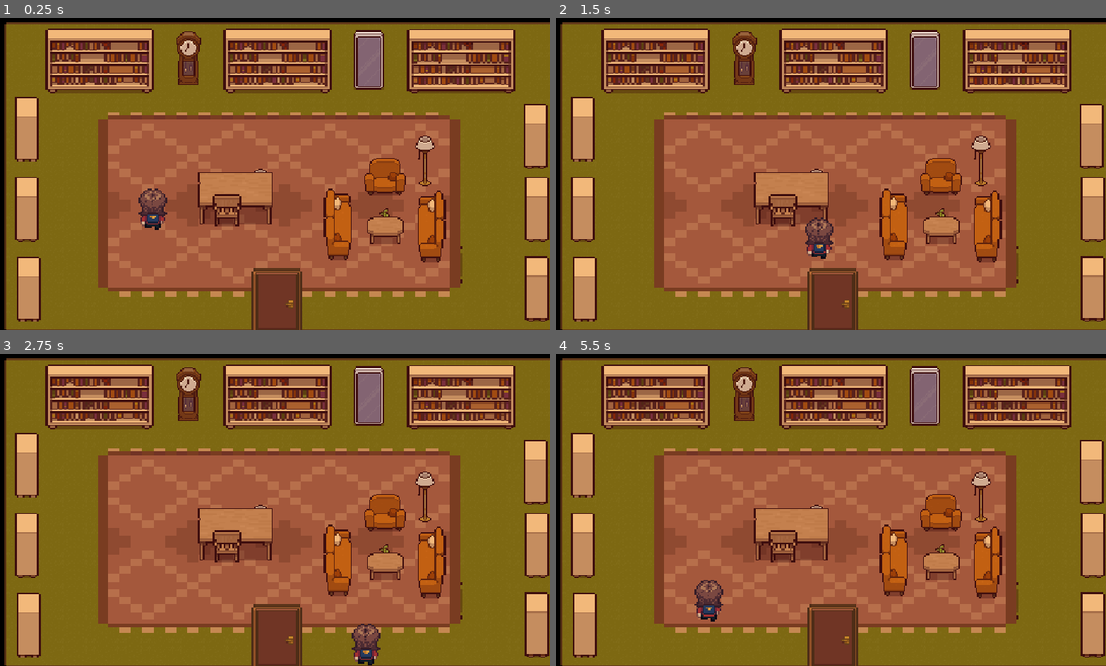
Above: before the commit, frames 1-4 (two rows, left to right).
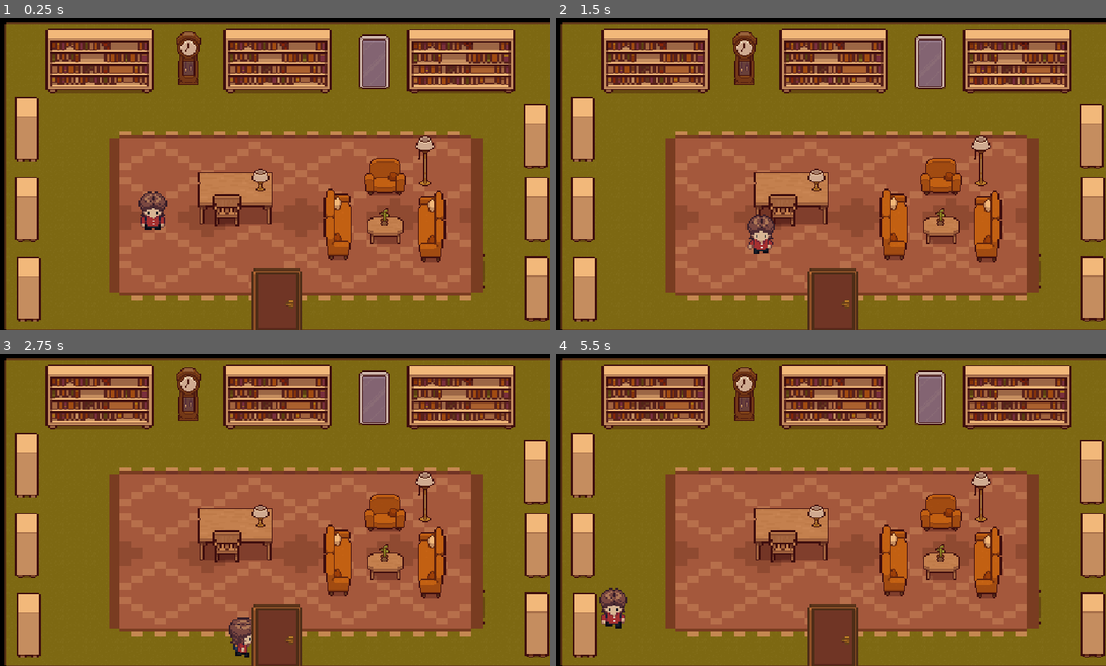
Above: after the commit, the same moments.

Repository: Santiago22g/The-Archivists-Key
Game: Godot game, scene res://Scenes/ModernLibrary/MainSceneLibrary.tscn
The game is run twice, just before and just after one commit, with the same random seed, the same clock (stepped at 60 frames per second) and the same inputs. The project has no main scene, so this scene is started directly.
Inputs:
- Up to frame 1 (0.25 s): no input
- Up to frame 2 (1.5 s): hold Right (ui_right) 0.53-1.28 s; hold Down (ui_down) from 1.28 s (still down)
- Up to frame 3 (2.75 s): release Down (ui_down) at 2.03 s; hold Right (ui_right) from 2.03 s (still down)
- Up to frame 4 (5.5 s): release Right (ui_right) at 2.78 s; hold Up (ui_up) 2.78-3.53 s; hold Left (ui_left) 3.53-5.03 s; hold Down (ui_down) from 5.03 s (still down)

The runs differ from the first frame. In frame 1, 13% of the frame differs, in the area x 17-89%, y 3-93%; in frame 2, 14%; in frame 3, 13%; in frame 4, 14%, in the area x 7-89%, y 3-93%.

Commit message:
collisions added and mc modified movement animations

Diff:
--- a/Scenes/ModernLibrary/Bookshelf.tscn
+++ b/Scenes/ModernLibrary/Bookshelf.tscn
@@ -6,10 +6,17 @@
 atlas = ExtResource("1_gjyq3")
 region = Rect2(79.41451, 63.46929, 13.639473, 48.876526)
 
-[node name="Bookshelf" type="Node2D" unique_id=1045508662]
+[sub_resource type="RectangleShape2D" id="RectangleShape2D_gjyq3"]
+size = Vector2(44, 130)
+
+[node name="Bookshelf" type="StaticBody2D" unique_id=589080139]
 
 [node name="SpriteShelf" type="Sprite2D" parent="." unique_id=408950437]
 texture_filter = 1
 position = Vector2(31, 61.375004)
 scale = Vector2(4.1538434, 2.807292)
 texture = SubResource("AtlasTexture_hxxrp")
+
+[node name="CollisionShape2D" type="CollisionShape2D" parent="." unique_id=784208736]
+position = Vector2(31, 63)
+shape = SubResource("RectangleShape2D_gjyq3")
--- a/Scenes/ModernLibrary/BookshelfFront.tscn
+++ b/Scenes/ModernLibrary/BookshelfFront.tscn
@@ -6,10 +6,17 @@
 atlas = ExtResource("1_hr00x")
 region = Rect2(31.851643, 63.46929, 48.335835, 48.876526)
 
-[node name="Bookshelf" type="Node2D" unique_id=1045508662]
+[sub_resource type="RectangleShape2D" id="RectangleShape2D_hr00x"]
+size = Vector2(214, 119)
+
+[node name="Bookshelf" type="StaticBody2D" unique_id=1776192415]
 
 [node name="SpriteShelf" type="Sprite2D" parent="." unique_id=408950437]
 texture_filter = 1
 position = Vector2(46.653877, 61.375004)
 scale = Vector2(4.806088, 2.807292)
 texture = SubResource("AtlasTexture_hxxrp")
+
+[node name="CollisionShape2D" type="CollisionShape2D" parent="." unique_id=2106629978]
+position = Vector2(49, 58.5)
+shape = SubResource("RectangleShape2D_hr00x")
--- a/Scenes/ModernLibrary/Library.tscn
+++ b/Scenes/ModernLibrary/Library.tscn
@@ -235,53 +235,80 @@
 atlas = ExtResource("3_hql7v")
 region = Rect2(159.24762, 31.85642, 49.79477, 32.176857)
 
-[sub_resource type="AtlasTexture" id="AtlasTexture_5j6n4"]
-atlas = ExtResource("3_hql7v")
-region = Rect2(0, 31.308147, 48.31246, 32.06262)
-
-[sub_resource type="AtlasTexture" id="AtlasTexture_fduuh"]
-atlas = ExtResource("3_hql7v")
-region = Rect2(114.75595, 112.38774, 26.527374, 47.862717)
-
 [sub_resource type="AtlasTexture" id="AtlasTexture_5c6pd"]
 atlas = ExtResource("3_hql7v")
 region = Rect2(1.100357, 259.45398, 16.842804, 29.398438)
 
-[sub_resource type="AtlasTexture" id="AtlasTexture_1kyf2"]
-atlas = ExtResource("3_hql7v")
-region = Rect2(159.5097, 9.571547, 17.135178, 22.954874)
-
-[sub_resource type="AtlasTexture" id="AtlasTexture_jive8"]
-atlas = ExtResource("3_hql7v")
-region = Rect2(-1.8402863, 195.00595, 30.444672, 59.839523)
-
-[sub_resource type="AtlasTexture" id="AtlasTexture_241qb"]
-atlas = ExtResource("3_hql7v")
-region = Rect2(66.30318, 111.74831, 28.502052, 48.355057)
-
-[sub_resource type="AtlasTexture" id="AtlasTexture_s6253"]
-atlas = ExtResource("3_hql7v")
-region = Rect2(142.91658, 158.69322, 33.72821, 34.551132)
-
-[sub_resource type="AtlasTexture" id="AtlasTexture_8qe81"]
-atlas = ExtResource("3_hql7v")
-region = Rect2(83.38199, 38.8114, 27.042053, 24.644768)
-
 [sub_resource type="AtlasTexture" id="AtlasTexture_hle7m"]
 atlas = ExtResource("3_hql7v")
 region = Rect2(0, 161.67526, 18.88388, 33.34915)
-
-[sub_resource type="AtlasTexture" id="AtlasTexture_kw1fj"]
-atlas = ExtResource("3_hql7v")
-region = Rect2(94.14773, 111.55306, 19.52137, 48.526802)
 
 [sub_resource type="AtlasTexture" id="AtlasTexture_3uv0x"]
 atlas = ExtResource("5_fduuh")
 region = Rect2(94.97903, -1.5557137, 33.78402, 52.05706)
 
+[sub_resource type="AtlasTexture" id="AtlasTexture_5j6n4"]
+atlas = ExtResource("3_hql7v")
+region = Rect2(0, 31.308147, 48.31246, 32.06262)
+
+[sub_resource type="RectangleShape2D" id="RectangleShape2D_cum6y"]
+size = Vector2(44.7, 20.786324)
+
+[sub_resource type="AtlasTexture" id="AtlasTexture_fduuh"]
+atlas = ExtResource("3_hql7v")
+region = Rect2(114.75595, 112.38774, 26.527374, 47.862717)
+
+[sub_resource type="RectangleShape2D" id="RectangleShape2D_5j6n4"]
+size = Vector2(57.5, 103.5)
+
+[sub_resource type="AtlasTexture" id="AtlasTexture_1kyf2"]
+atlas = ExtResource("3_hql7v")
+region = Rect2(159.5097, 9.571547, 17.135178, 22.954874)
+
+[sub_resource type="RectangleShape2D" id="RectangleShape2D_fduuh"]
+size = Vector2(45, 54)
+
+[sub_resource type="AtlasTexture" id="AtlasTexture_241qb"]
+atlas = ExtResource("3_hql7v")
+region = Rect2(66.30318, 111.74831, 28.502052, 48.355057)
+
+[sub_resource type="RectangleShape2D" id="RectangleShape2D_5c6pd"]
+size = Vector2(47.5, 107.5)
+
+[sub_resource type="AtlasTexture" id="AtlasTexture_jive8"]
+atlas = ExtResource("3_hql7v")
+region = Rect2(-1.8402863, 195.00595, 30.444672, 59.839523)
+
+[sub_resource type="RectangleShape2D" id="RectangleShape2D_1kyf2"]
+size = Vector2(46, 123.5)
+
+[sub_resource type="AtlasTexture" id="AtlasTexture_s6253"]
+atlas = ExtResource("3_hql7v")
+region = Rect2(142.91658, 158.69322, 33.72821, 34.551132)
+
+[sub_resource type="RectangleShape2D" id="RectangleShape2D_afq3r"]
+size = Vector2(67, 72.5)
+
+[sub_resource type="AtlasTexture" id="AtlasTexture_8qe81"]
+atlas = ExtResource("3_hql7v")
+region = Rect2(83.38199, 38.8114, 27.042053, 24.644768)
+
+[sub_resource type="RectangleShape2D" id="RectangleShape2D_jive8"]
+size = Vector2(69, 53)
+
+[sub_resource type="AtlasTexture" id="AtlasTexture_kw1fj"]
+atlas = ExtResource("3_hql7v")
+region = Rect2(94.14773, 111.55306, 19.52137, 48.526802)
+
+[sub_resource type="RectangleShape2D" id="RectangleShape2D_s6253"]
+size = Vector2(29.5, 96)
+
 [sub_resource type="AtlasTexture" id="AtlasTexture_afq3r"]
 atlas = ExtResource("5_fduuh")
 region = Rect2(223.71513, 0, 32.101837, 49.99907)
+
+[sub_resource type="RectangleShape2D" id="RectangleShape2D_8qe81"]
+size = Vector2(95.5, 41)
 
 [node name="Library" type="Node2D" unique_id=72035892]
 y_sort_enabled = true
@@ -298,116 +325,190 @@
 tile_map_data = PackedByteArray("AAAAAAEAAAAAAAEAAAAAAAIAAAAAAAEAAAAAAAMAAAAAAAEAAAAAAAQAAAAAAAEAAAAAAAUAAAAAAAEAAAAAAA …(47088 unchanged characters)…
 tile_set = SubResource("TileSet_241qb")
 
-[node name="Rug" type="TextureRect" parent="." unique_id=1587813079]
-texture_filter = 1
-offset_left = 944.67004
-offset_top = 189.54018
-offset_right = 1327.323
-offset_bottom = 932.3025
+[node name="Rug" type="Sprite2D" parent="." unique_id=1176513278]
+texture_filter = 1
+position = Vector2(608, 406.00003)
 rotation = 1.5707964
+scale = Vector2(7.1571884, 23.916216)
 texture = SubResource("AtlasTexture_cum6y")
 
-[node name="Table" type="Sprite2D" parent="." unique_id=319141375]
+[node name="SmallLamp" type="Sprite2D" parent="." unique_id=1075825757]
+z_index = 1
+texture_filter = 1
+position = Vector2(534.99994, 338.99997)
+scale = Vector2(2.75, 1.9482758)
+texture = SubResource("AtlasTexture_5c6pd")
+
+[node name="Plant" type="Sprite2D" parent="." unique_id=311826614]
+z_index = 1
+position = Vector2(789, 409.99997)
+scale = Vector2(2.1666667, 1.530303)
+texture = SubResource("AtlasTexture_hle7m")
+
+[node name="Bookshelf" parent="." unique_id=1045508662 instance=ExtResource("3_cum6y")]
+position = Vector2(25, 170)
+
+[node name="Bookshelf2" parent="." unique_id=434895208 instance=ExtResource("3_cum6y")]
+position = Vector2(1063, 184)
+
+[node name="Bookshelf3" parent="." unique_id=762944360 instance=ExtResource("3_cum6y")]
+position = Vector2(1065, 333)
+
+[node name="Bookshelf4" parent="." unique_id=1975731652 instance=ExtResource("3_cum6y")]
+position = Vector2(1065, 496)
+
+[node name="Bookshelf5" parent="." unique_id=455218539 instance=ExtResource("3_cum6y")]
+position = Vector2(25, 333)
+
+[node name="Bookshelf6" parent="." unique_id=2006075652 instance=ExtResource("3_cum6y")]
+position = Vector2(29, 497)
+
+[node name="Bookshelf7" parent="." unique_id=1130947593 instance=ExtResource("4_5j6n4")]
+position = Vector2(158, 30)
+
+[node name="Bookshelf8" parent="." unique_id=721173564 instance=ExtResource("4_5j6n4")]
+position = Vector2(521, 30)
+
+[node name="Bookshelf9" parent="." unique_id=1672862207 instance=ExtResource("4_5j6n4")]
+position = Vector2(896, 31)
+
+[node name="doorExt" type="Sprite2D" parent="." unique_id=195035600]
+z_index = 2
+texture_filter = 1
+position = Vector2(565, 582)
+scale = Vector2(3.4242427, 2.5887012)
+texture = SubResource("AtlasTexture_3uv0x")
+
+[node name="StaticBody2D" type="StaticBody2D" parent="." unique_id=337059316]
+z_index = 1
+
+[node name="Table" type="Sprite2D" parent="StaticBody2D" unique_id=319141375]
 texture_filter = 1
 position = Vector2(482, 374)
 scale = Vector2(3.3333333, 3.65625)
 texture = SubResource("AtlasTexture_5j6n4")
 
-[node name="Mirror" type="Sprite2D" parent="." unique_id=1462215102]
-texture_filter = 1
-position = Vector2(754.00006, 90)
-scale = Vector2(2.5769231, 2.755319)
+[node name="CollisionShape2D" type="CollisionShape2D" parent="StaticBody2D" unique_id=1195720656]
+visibility_layer = 0
+position = Vector2(482.49997, 360)
+scale = Vector2(3.3333333, 3.65625)
+shape = SubResource("RectangleShape2D_cum6y")
+
+[node name="StaticBody2D2" type="StaticBody2D" parent="." unique_id=688508065]
+
+[node name="Mirror" type="Sprite2D" parent="StaticBody2D2" unique_id=1462215102]
+texture_filter = 1
+position = Vector2(765.00006, 93.875)
+scale = Vector2(2.5769231, 2.5478723)
 texture = SubResource("AtlasTexture_fduuh")
 
-[node name="SmallLamp" type="Sprite2D" parent="." unique_id=1075825757]
-texture_filter = 1
-position = Vector2(534.99994, 338.99997)
-scale = Vector2(2.75, 1.9482758)
-texture = SubResource("AtlasTexture_5c6pd")
-
-[node name="Chair" type="Sprite2D" parent="." unique_id=1763487389]
+[node name="CollisionShape2D" type="CollisionShape2D" parent="StaticBody2D2" unique_id=277214418]
+position = Vector2(764.75, 92.25)
+shape = SubResource("RectangleShape2D_5j6n4")
+
+[node name="StaticBody2D3" type="StaticBody2D" parent="." unique_id=1448631624]
+z_index = 1
+
+[node name="Chair" type="Sprite2D" parent="StaticBody2D3" unique_id=1763487389]
 texture_filter = 1
 position = Vector2(465.00003, 398.25003)
 scale = Vector2(3.5294113, 3.1136382)
 texture = SubResource("AtlasTexture_1kyf2")
 
-[node name="BigSofa" type="Sprite2D" parent="." unique_id=1842906193]
+[node name="CollisionShape2D" type="CollisionShape2D" parent="StaticBody2D3" unique_id=1773000802]
+position = Vector2(466, 397)
+shape = SubResource("RectangleShape2D_fduuh")
+
+[node name="StaticBody2D4" type="StaticBody2D" parent="." unique_id=2085581253]
+
+[node name="Clock" type="Sprite2D" parent="StaticBody2D4" unique_id=570755014]
+texture_filter = 1
+position = Vector2(386, 88)
+scale = Vector2(2.4642856, 2.3802085)
+texture = SubResource("AtlasTexture_241qb")
+
+[node name="CollisionShape2D" type="CollisionShape2D" parent="StaticBody2D4" unique_id=858272636]
+position = Vector2(388.75, 86.25)
+shape = SubResource("RectangleShape2D_5c6pd")
+
+[node name="StaticBody2D5" type="StaticBody2D" parent="." unique_id=1493443913]
+z_index = 1
+
+[node name="BigSofa" type="Sprite2D" parent="StaticBody2D5" unique_id=1842906193]
 texture_filter = 1
 position = Vector2(876, 430.43747)
 scale = Vector2(2.4333284, 2.6588976)
 texture = SubResource("AtlasTexture_jive8")
 flip_h = true
 
-[node name="BigSofa2" type="Sprite2D" parent="." unique_id=937783590]
+[node name="CollisionShape2D" type="CollisionShape2D" parent="StaticBody2D5" unique_id=772527376]
+position = Vector2(880, 432.25)
+shape = SubResource("RectangleShape2D_1kyf2")
+
+[node name="StaticBody2D6" type="StaticBody2D" parent="." unique_id=485527671]
+z_index = 1
+
+[node name="BigSofa2" type="Sprite2D" parent="StaticBody2D6" unique_id=937783590]
 texture_filter = 1
 position = Vector2(698, 426)
 scale = Vector2(2.4333284, 2.6588976)
 texture = SubResource("AtlasTexture_jive8")
 
-[node name="Clock" type="Sprite2D" parent="." unique_id=570755014]
-texture_filter = 1
-position = Vector2(386, 88)
-scale = Vector2(2.4642856, 2.3802085)
-texture = SubResource("AtlasTexture_241qb")
-
-[node name="Sofa" type="Sprite2D" parent="." unique_id=2055617120]
+[node name="CollisionShape2D" type="CollisionShape2D" parent="StaticBody2D6" unique_id=765444035]
+position = Vector2(695, 429)
+shape = SubResource("RectangleShape2D_1kyf2")
+
+[node name="StaticBody2D7" type="StaticBody2D" parent="." unique_id=454117188]
+
+[node name="Sofa" type="Sprite2D" parent="StaticBody2D7" unique_id=2055617120]
+z_index = 1
 texture_filter = 1
 position = Vector2(785.99994, 328)
 scale = Vector2(2.6893945, 2.4264705)
 texture = SubResource("AtlasTexture_s6253")
 
-[node name="SmallTable" type="Sprite2D" parent="." unique_id=1211956959]
+[node name="CollisionShape2D" type="CollisionShape2D" parent="StaticBody2D7" unique_id=1293103980]
+z_index = 1
+position = Vector2(787.5, 326.75)
+shape = SubResource("RectangleShape2D_afq3r")
+
+[node name="StaticBody2D8" type="StaticBody2D" parent="." unique_id=1310952934]
+z_index = 1
+
+[node name="SmallTable" type="Sprite2D" parent="StaticBody2D8" unique_id=1211956959]
 texture_filter = 1
 position = Vector2(791.00006, 430.00003)
 scale = Vector2(3.138886, 3.0416665)
 texture = SubResource("AtlasTexture_8qe81")
 
-[node name="Plant" type="Sprite2D" parent="." unique_id=311826614]
-position = Vector2(789, 409.99997)
-scale = Vector2(2.1666667, 1.530303)
-texture = SubResource("AtlasTexture_hle7m")
-
-[node name="BigLamp" type="Sprite2D" parent="." unique_id=959614023]
+[node name="CollisionShape2D" type="CollisionShape2D" parent="StaticBody2D8" unique_id=939399202]
+z_index = 1
+position = Vector2(787.5, 437.5)
+shape = SubResource("RectangleShape2D_jive8")
+
+[node name="StaticBody2D9" type="StaticBody2D" parent="." unique_id=46183508]
+
+[node name="BigLamp" type="Sprite2D" parent="StaticBody2D9" unique_id=959614023]
+z_index = 1
 texture_filter = 1
 position = Vector2(866.875, 298.25003)
 scale = Vector2(2.7500033, 2.2604165)
 texture = SubResource("AtlasTexture_kw1fj")
 
-[node name="Bookshelf" parent="." unique_id=1045508662 instance=ExtResource("3_cum6y")]
-position = Vector2(25, 170)
-
-[node name="Bookshelf2" parent="." unique_id=434895208 instance=ExtResource("3_cum6y")]
-position = Vector2(1063, 184)
-
-[node name="Bookshelf3" parent="." unique_id=762944360 instance=ExtResource("3_cum6y")]
-position = Vector2(1065, 333)
-
-[node name="Bookshelf4" parent="." unique_id=1975731652 instance=ExtResource("3_cum6y")]
-position = Vector2(1065, 496)
-
-[node name="Bookshelf5" parent="." unique_id=455218539 instance=ExtResource("3_cum6y")]
-position = Vector2(25, 333)
-
-[node name="Bookshelf6" parent="." unique_id=2006075652 instance=ExtResource("3_cum6y")]
-position = Vector2(29, 497)
-
-[node name="Bookshelf7" parent="." unique_id=1130947593 instance=ExtResource("4_5j6n4")]
-position = Vector2(158, 30)
-
-[node name="Bookshelf8" parent="." unique_id=721173564 instance=ExtResource("4_5j6n4")]
-position = Vector2(521, 30)
-
-[node name="Bookshelf9" parent="." unique_id=1672862207 instance=ExtResource("4_5j6n4")]
-position = Vector2(896, 31)
-
-[node name="doorExt" type="Sprite2D" parent="." unique_id=195035600]
-texture_filter = 1
-position = Vector2(565, 582)
-scale = Vector2(3.4242427, 2.5887012)
-texture = SubResource("AtlasTexture_3uv0x")
-
-[node name="door" type="Sprite2D" parent="." unique_id=1508010428]
-texture_filter = 1
-position = Vector2(566.25, 584.1875)
-scale = Vector2(3.171876, 2.5229592)
+[node name="CollisionShape2D" type="CollisionShape2D" parent="StaticBody2D9" unique_id=760491004]
+z_index = 1
+position = Vector2(870, 299)
+shape = SubResource("RectangleShape2D_s6253")
+
+[node name="StaticBody2D10" type="StaticBody2D" parent="." unique_id=900139220]
+z_index = 2
+
+[node name="door" type="Sprite2D" parent="StaticBody2D10" unique_id=1508010428]
+texture_filter = 1
+position = Vector2(566, 583.5)
+scale = Vector2(3.1874998, 2.55102)
 texture = SubResource("AtlasTexture_afq3r")
+
+[node name="CollisionShape2D" type="CollisionShape2D" parent="StaticBody2D10" unique_id=2094540632]
+position = Vector2(565.25, 620.5)
+shape = SubResource("RectangleShape2D_8qe81")
--- a/Scenes/ModernLibrary/MainSceneLibrary.tscn
+++ b/Scenes/ModernLibrary/MainSceneLibrary.tscn
@@ -15,4 +15,5 @@
 autoplay = true
 
 [node name="MainCharacter" parent="." unique_id=1165652071 instance=ExtResource("3_076s1")]
+z_index = 1
 position = Vector2(343, 441)
--- a/Scenes/main_character.tscn
+++ b/Scenes/main_character.tscn
@@ -593,7 +593,7 @@
 }],
 "loop": true,
 "name": &"up-idle",
-"speed": 5.0
+"speed": 10.0
 }, {
 "frames": [{
 "duration": 1.0,
@@ -711,9 +711,8 @@
 "speed": 5.0
 }]
 
-[sub_resource type="CapsuleShape2D" id="CapsuleShape2D_f0x2o"]
-radius = 30.0
-height = 78.0
+[sub_resource type="RectangleShape2D" id="RectangleShape2D_11o2n"]
+size = Vector2(46, 29)
 
 [node name="MainCharacter" type="CharacterBody2D" unique_id=1165652071]
 position = Vector2(5, -2)
@@ -725,9 +724,9 @@
 position = Vector2(-0.9999962, -48.000004)
 scale = Vector2(3.1875, 3.1249998)
 sprite_frames = SubResource("SpriteFrames_xu0l2")
-animation = &"up-walk"
-frame_progress = 0.20864627
+animation = &"up-left-idle"
+autoplay = "down-idle"
 
 [node name="CollisionShape2D" type="CollisionShape2D" parent="." unique_id=20747155]
-position = Vector2(0, -37)
-shape = SubResource("CapsuleShape2D_f0x2o")
+position = Vector2(-1, -14.5)
+shape = SubResource("RectangleShape2D_11o2n")
--- a/Scripts/main_character.gd
+++ b/Scripts/main_character.gd
@@ -1,16 +1,47 @@
 extends CharacterBody2D
 
-@export var speed: float = 300.0
+@export var speed: float = 250.0
+@onready var sprite = $AnimatedSprite2D
+
+var last_dir_string = "down"
 
 func _physics_process(_delta: float) -> void:
-	# 1. Capturamos la dirección (configura estas teclas en Project Settings -> Input Map)
 	var direction := Input.get_vector("ui_left", "ui_right", "ui_up", "ui_down")
 
-	# 2. Aplicamos la velocidad
 	if direction != Vector2.ZERO:
 		velocity = direction * speed
 	else:
 		velocity = velocity.move_toward(Vector2.ZERO, speed)
 
-	# 3. Función mágica de Godot que maneja colisiones y deslizamiento
 	move_and_slide()
+
+	update_animation(direction)
+
+func update_animation(dir: Vector2):
+	var state = "idle"
+
+	if dir != Vector2.ZERO:
+		state = "walk"
+		last_dir_string = get_direction_string(dir)
+
+	var anim_name = last_dir_string + "-" + state
+
+	if sprite.animation != anim_name:
+		sprite.play(anim_name)
+
+func get_direction_string(dir: Vector2) -> String:
+	var dir_name = ""
+
+	if dir.y < -0.1: dir_name = "up"
+	elif dir.y > 0.1: dir_name = "down"
+
+	var x_name = ""
+	if dir.x < -0.1: x_name = "left"
+	elif dir.x > 0.1: x_name = "right"
+
+	if dir_name != "" and x_name != "":
+		return dir_name + "-" + x_name
+	elif dir_name != "":
+		return dir_name
+	else:
+		return x_name
Not shown: 1 places in Scenes/main_character.tscn that only renumber resources
